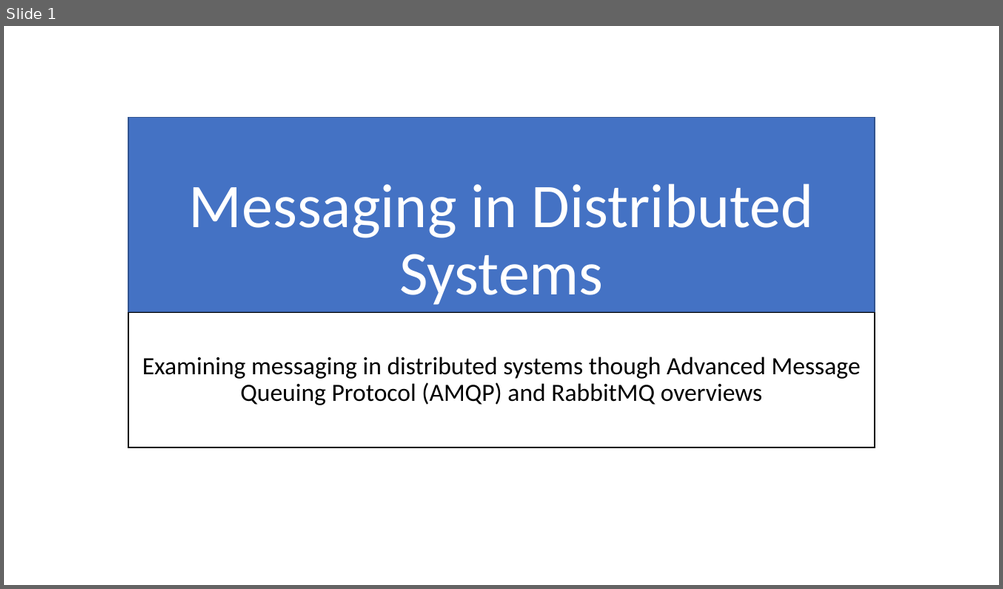
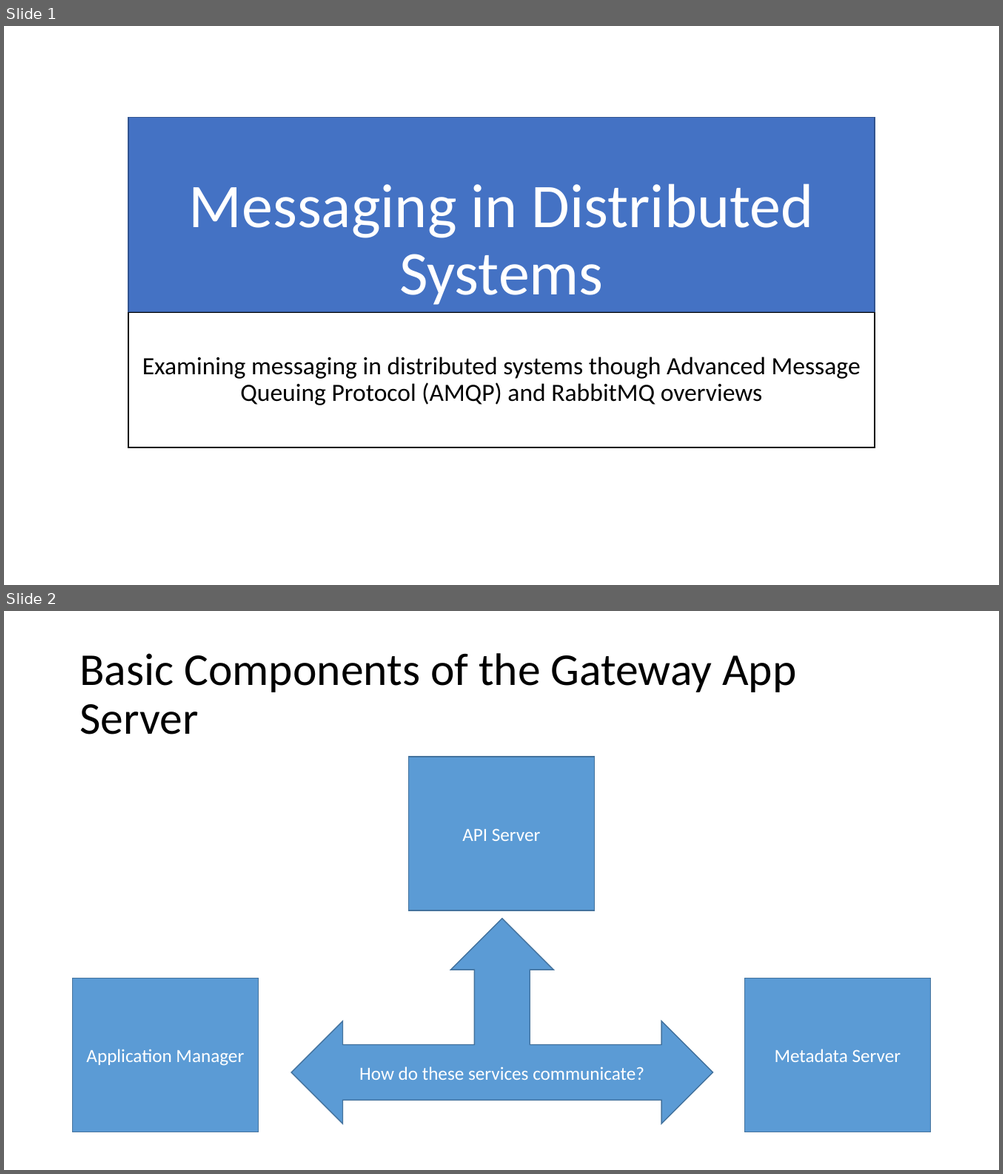
Before and after one commit to airavata-courses/airavata-courses.github.io, a slide deck: slides/CS649-Fall2017-MessagingAndMicroservices.pptx. Shown one above the other, each under a label of ours: slide 1 before the commit, slides 1 and 2 after it. The pictures are 1003x589 and 1003x1174 pixels, drawn with LibreOffice and Linux fonts; fonts in the diff are those of the drawing. Boxes give left, top, right and bottom in pixels: in the first picture for what was removed or moved away, otherwise in the second. Text is boxed around its words. In the diff, an @@ line names an element or a change of style, - is before the commit and + after.

```diff
--- a/slides/CS649-Fall2017-MessagingAndMicroservices.pptx
+++ b/slides/CS649-Fall2017-MessagingAndMicroservices.pptx
@@ slide 2 added at (4, 611, 999, 1170), background #FFFFFF @@
@@ title added at (79, 653, 796, 735), 44 pt, text #000000 @@
+Basic Components of the Gateway App Server
@@ rectangle added at (408, 757, 595, 910), fill #5B9BD5, outline #43739E 1 pt, 18 pt, text #FFFFFF @@
+API Server
@@ left right up arrow added at (291, 918, 713, 1124), fill #5B9BD5, outline #43739E 1 pt, 18 pt, text #FFFFFF @@
+How do these services communicate?
@@ rectangle added at (73, 979, 259, 1133), fill #5B9BD5, outline #43739E 1 pt, 18 pt, text #FFFFFF @@
+Application Manager
@@ rectangle added at (744, 979, 930, 1133), fill #5B9BD5, outline #43739E 1 pt, 18 pt, text #FFFFFF @@
+Metadata Server
```
Also in this commit, not shown: 5 slides changed, 3 other slides added, 1 slide removed, 1 other file.
